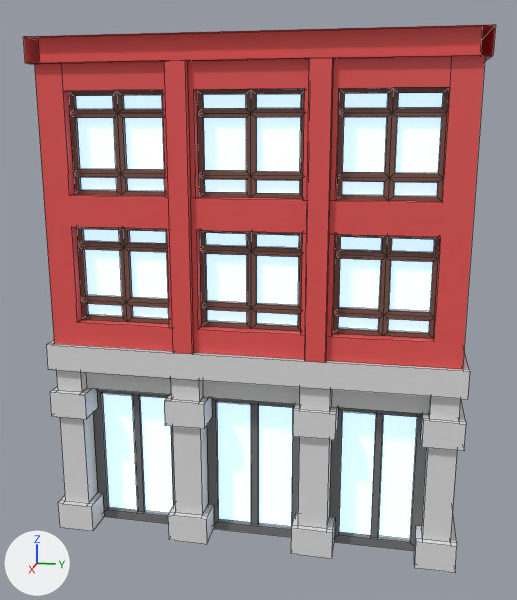
The FBX model Assets/3dmodels/House 1.4.fbx as it was, and as the next commit left it.
Before and after are seen from a 50 mm camera at (51.2, -73.4, 14.3) aimed at (25.8, -78.5, 7.9). Every picture has the same lights, and +X, +Y and +Z are marked at lower left. The older version comes first. Mesh edges are drawn as thin lines. Where no turn or scale is listed for an object, it has been applied to the vertices.

Objects in the first picture: 'House 1.005'.
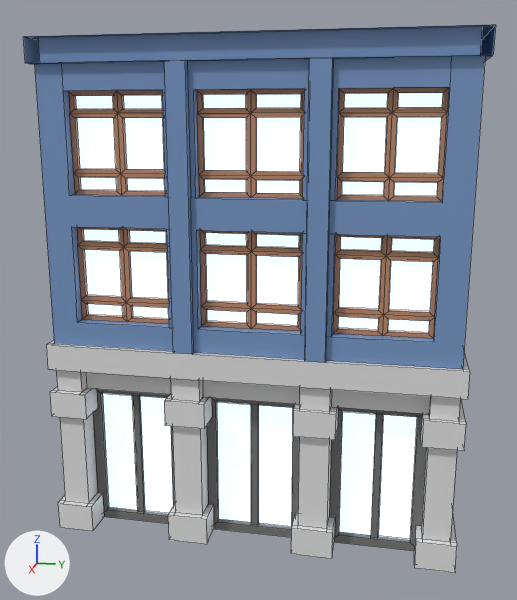
Pixel boxes (x1, y1, x2, y2) of what changed, in the pictures (517 x 600 px):
'House 1.005', recoloured
    both: (23, 25, 496, 539)

What changed in the scene script:
```text
Change mat_cam:
    mat_cam.emission_color: (0.405, 0.654, 1.0) -> (0.598, 0.807, 1.0)  # blue #abd3ff -> blue #cbe8ff
Change mat_çerçeve:
    mat_çerçeve.base_color: (0.191, 0.0887, 0.0648) -> (0.521, 0.258, 0.153)  # brown #795448 -> brown #bf8b6d
Change mat_house_1_4:
    mat_house_1_4.base_color: (0.815, 0.0908, 0.0865) -> (0.178, 0.305, 0.552)  # red #e95553 -> blue #7596c4
```
